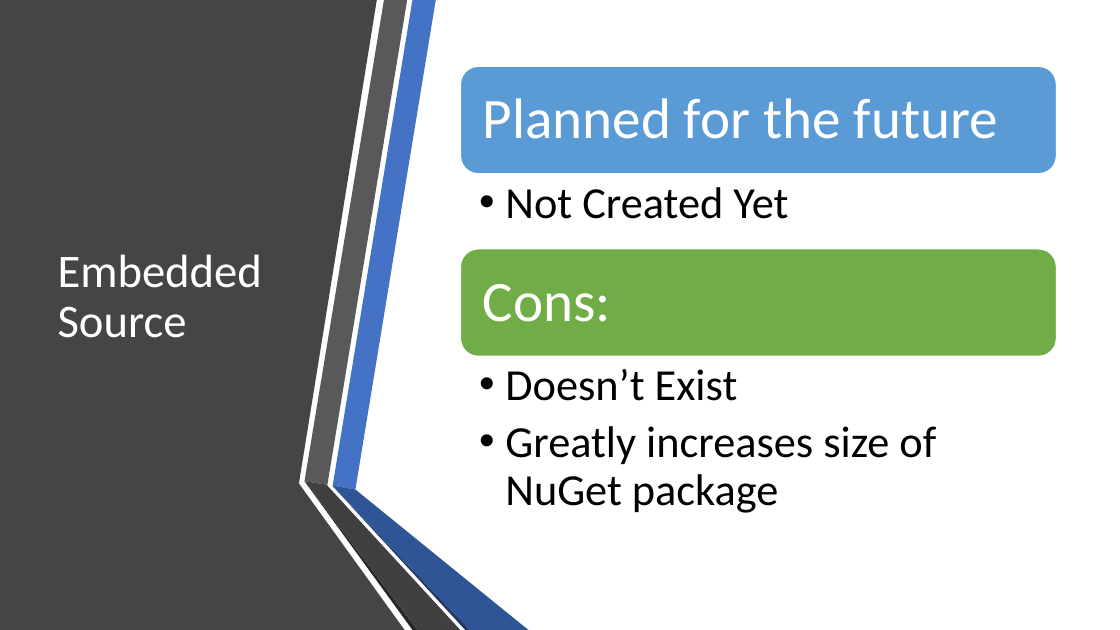
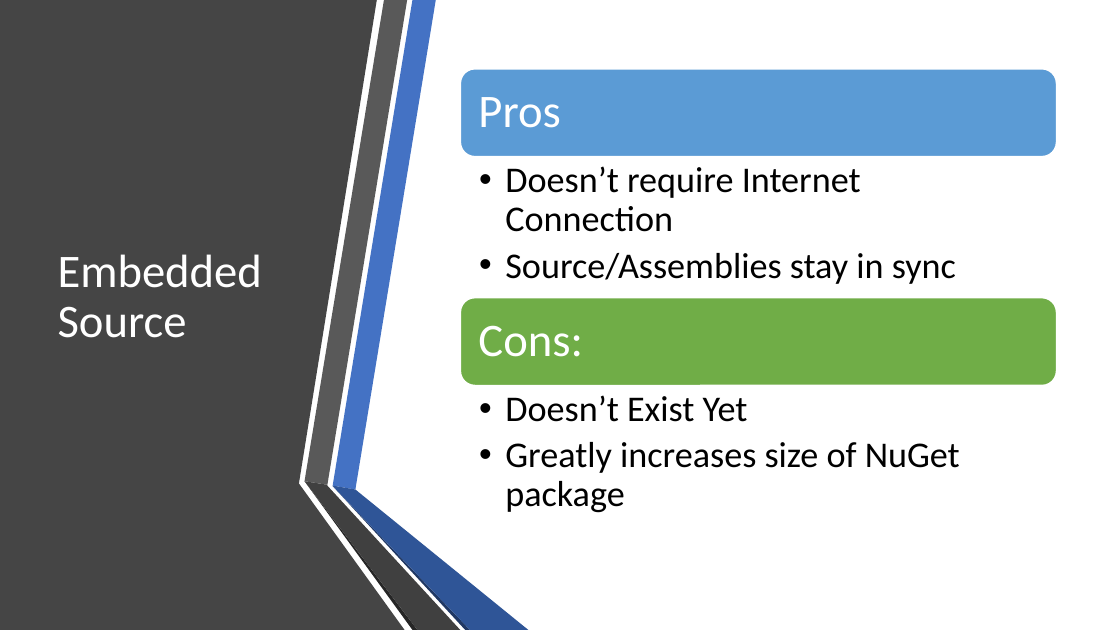
Before and after one commit to ProgrammerAL/Presentations-2019, a slide deck: slide 33 of 01-10 - ONETUG - Working with NuGet Packages/Presentation.pptx (slide 30 before the commit). Drawn at 1120x630 pixels with LibreOffice and Linux fonts; fonts in the diff are those of the drawing. Boxes give left, top, right and bottom in pixels: in the first picture for what was removed or moved away, otherwise in the second. Text is boxed around its words. In the diff, an @@ line names an element or a change of style, - is before the commit and + after.

```diff
--- a/01-10 - ONETUG - Working with NuGet Packages/Presentation.pptx
+++ b/01-10 - ONETUG - Working with NuGet Packages/Presentation.pptx
@@ rounded rectangle resized from (x1=460, y1=66, x2=1057, y2=175) to (x1=460, y1=69, x2=1057, y2=157) @@
@@ text added at (x1=478, y1=97, x2=560, y2=128), 40 pt, text #FFFFFF @@
+Pros
@@ text removed at (x1=483, y1=98, x2=998, y2=139) @@
-Planned for the future
@@ text added at (x1=505, y1=166, x2=956, y2=284), 31 pt, text #000000 @@
+  • Doesn’t require Internet Connection
+  • Source/Assemblies stay in sync
@@ text removed at (x1=505, y1=187, x2=788, y2=219) @@
-  • Not Created Yet
@@ rounded rectangle resized from (x1=460, y1=249, x2=1057, y2=357) to (x1=460, y1=297, x2=1057, y2=386) @@
@@ text "Cons:" moved from (x1=483, y1=284, x2=611, y2=322) to (x1=478, y1=325, x2=583, y2=357) @@
@@ text "Cons:" at (x1=478, y1=325, x2=583, y2=357): size 49 to 40 pt; less space between paragraphs @@
@@ text "Doesn’t Exist Yet" moved from (x1=505, y1=369, x2=936, y2=513) to (x1=505, y1=395, x2=960, y2=513) @@
@@ text at (x1=505, y1=395, x2=748, y2=422): text changed; size 38 to 31 pt @@
-  • Doesn’t Exist
+  • Doesn’t Exist Yet
@@ text at (x1=505, y1=442, x2=960, y2=513): size 38 to 31 pt in "Greatly increases size of NuGet package"; less space between paragraphs @@
```
Also in this commit, not shown: 9 other slides changed, 9 slides added, 3 slides removed.
